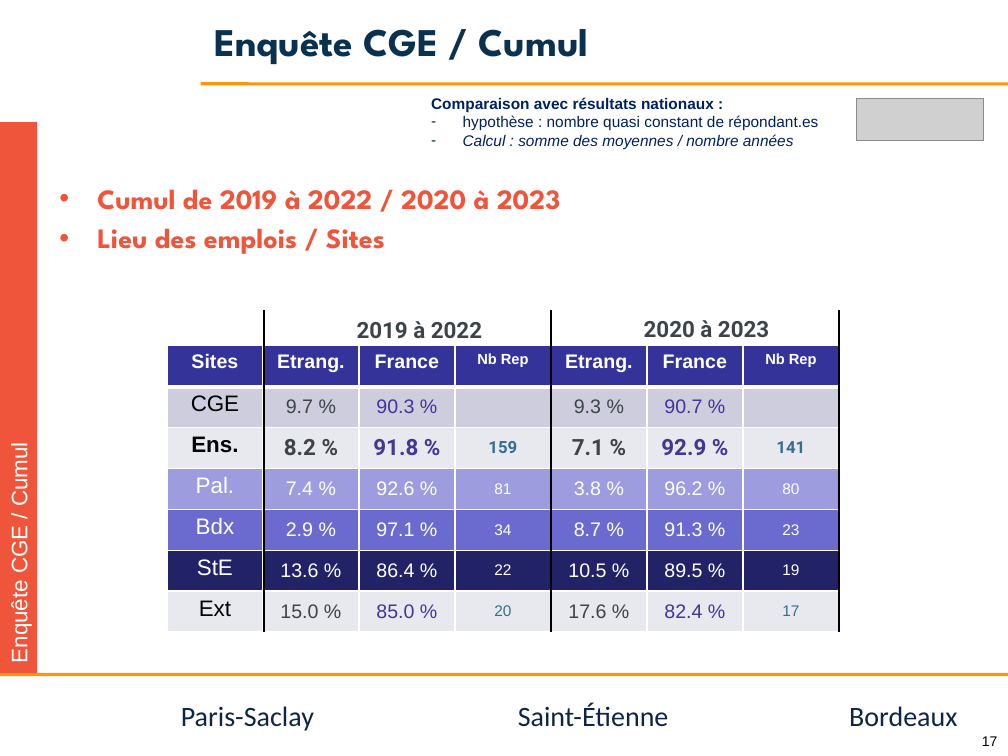
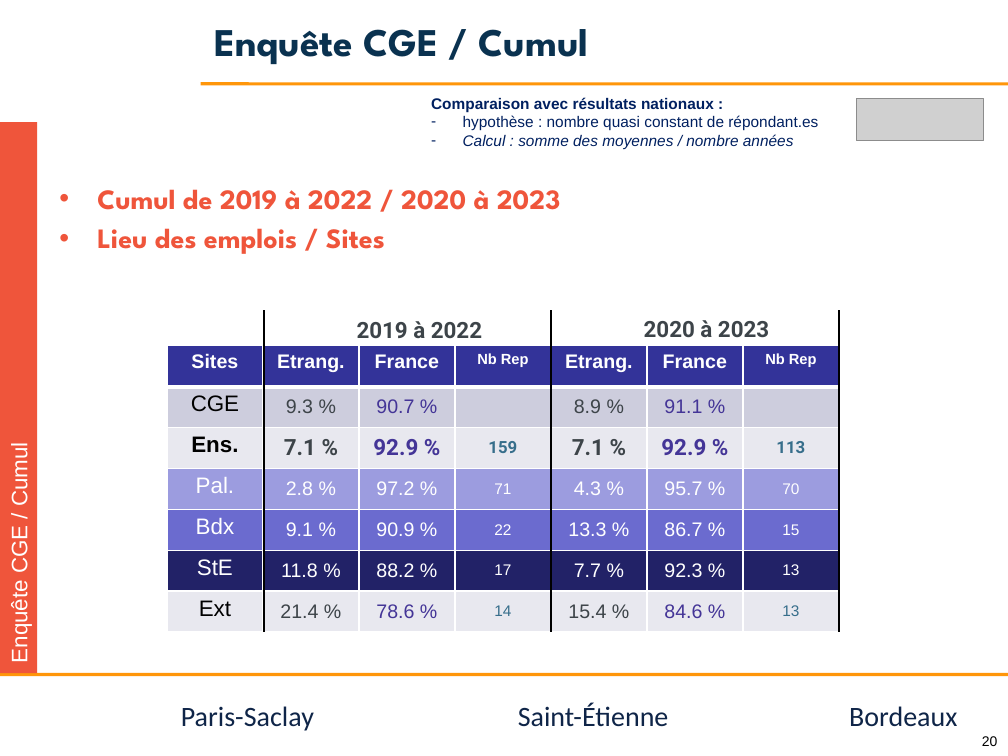
Before and after one commit to jvillemejane/jvillemejane, a slide deck: slide 20 of Presentations/2024_COPERF_CGE.pptx (slide 17 before the commit). Drawn at 1008x756 pixels with LibreOffice and Linux fonts; fonts in the diff are those of the drawing; grey boxes stand for pictures; background and template pictures are left out. Boxes give left, top, right and bottom in pixels: in the first picture for what was removed or moved away, otherwise in the second. Text is boxed around its words. In the diff, an @@ line names an element or a change of style, - is before the commit and + after.

```diff
--- a/Presentations/2024_COPERF_CGE.pptx
+++ b/Presentations/2024_COPERF_CGE.pptx
@@ table at bbox=[167, 346, 838, 632] @@
-row 2: CGE | 9.7 % | 90.3 % |  | 9.3 % | 90.7 % | 
+row 2: CGE | 9.3 % | 90.7 % |  | 8.9 % | 91.1 % | 
-row 3: Ens. | 8.2 % | 91.8 % | 159 | 7.1 % | 92.9 % | 141
+row 3: Ens. | 7.1 % | 92.9 % | 159 | 7.1 % | 92.9 % | 113
-row 4: Pal. | 7.4 % | 92.6 % | 81 | 3.8 % | 96.2 % | 80
+row 4: Pal. | 2.8 % | 97.2 % | 71 | 4.3 % | 95.7 % | 70
-row 5: Bdx | 2.9 % | 97.1 % | 34 | 8.7 % | 91.3 % | 23
+row 5: Bdx | 9.1 % | 90.9 % | 22 | 13.3 % | 86.7 % | 15
-row 6: StE | 13.6 % | 86.4 % | 22 | 10.5 % | 89.5 % | 19
+row 6: StE | 11.8 % | 88.2 % | 17 | 7.7 % | 92.3 % | 13
-row 7: Ext | 15.0 % | 85.0 % | 20 | 17.6 % | 82.4 % | 17
+row 7: Ext | 21.4 % | 78.6 % | 14 | 15.4 % | 84.6 % | 13
@@ page number at bbox=[982, 736, 998, 746]: text changed @@
-17
+20
```
Also in this commit, not shown: 8 other slides changed, 4 slides added, 1 other file.
